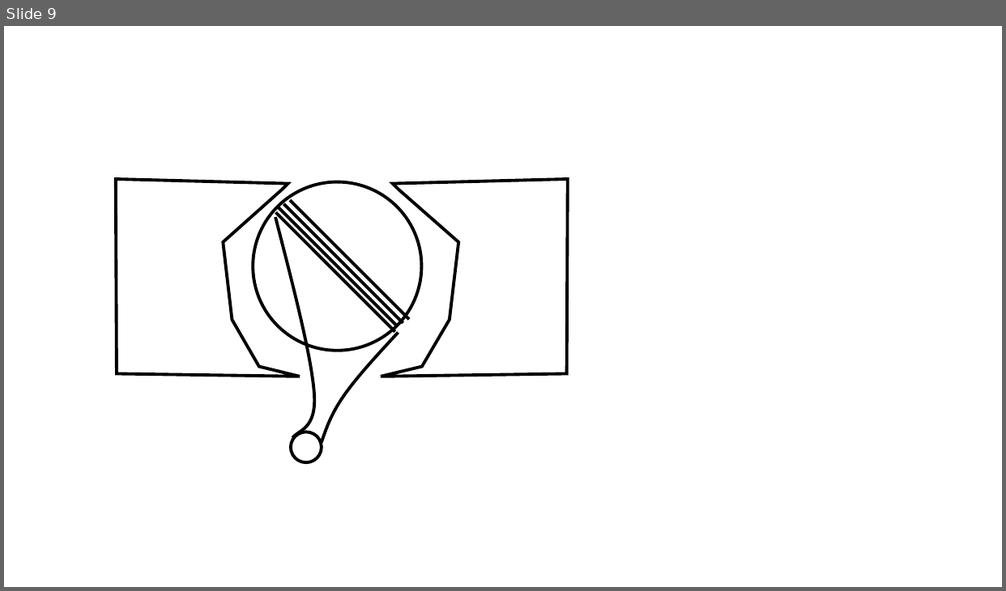
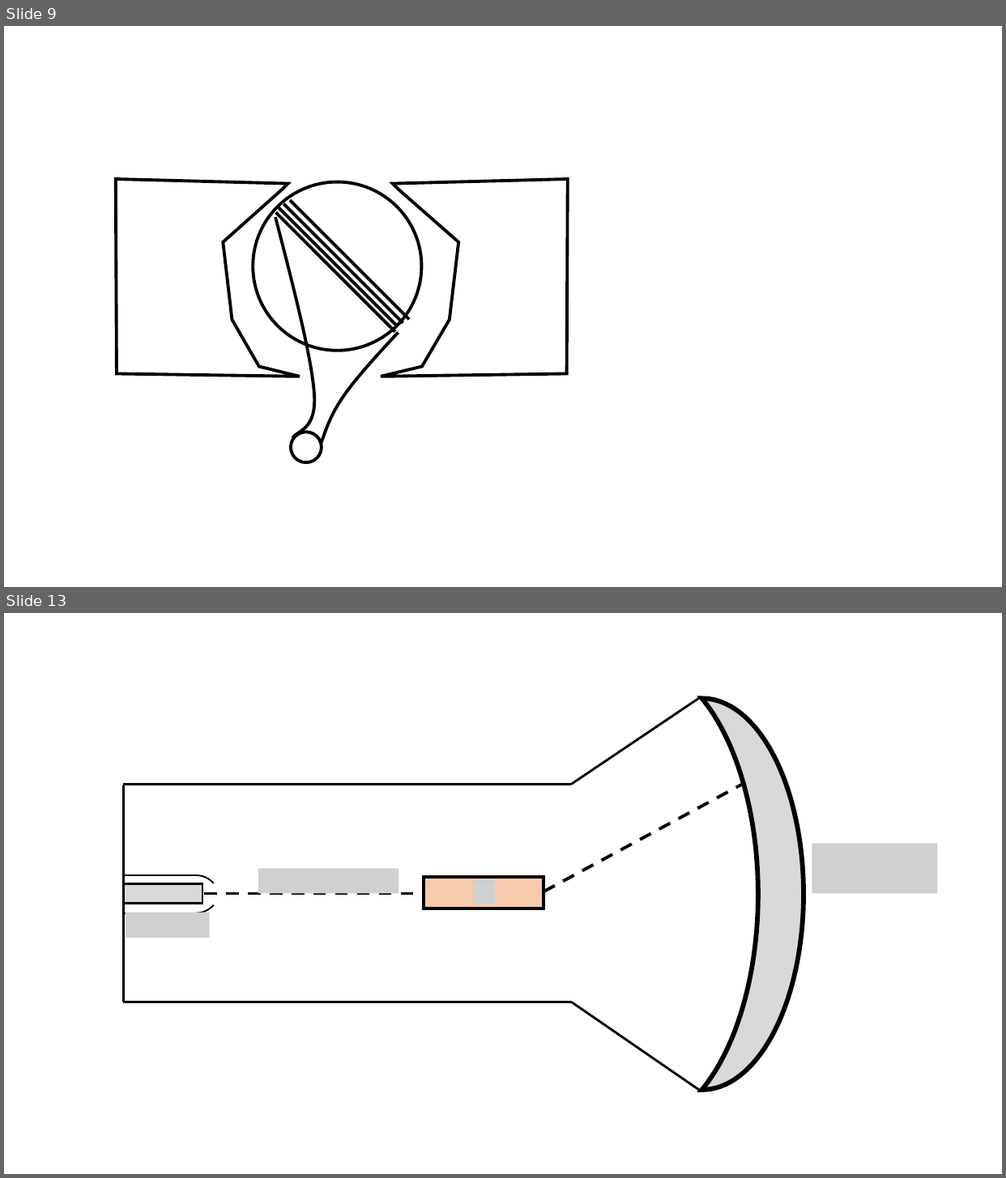
Before and after one commit to OSTP/PhysicsArtofModelling, a slide deck: tex/figures/MagneticForce/Figures.pptx. Shown one above the other, each under a label of ours: slide 9 before the commit, slides 9 and 13 after it; the slides between them are not shown. The pictures are 1006x591 and 1006x1178 pixels, drawn with LibreOffice and Linux fonts; fonts in the diff are those of the drawing; grey boxes stand for pictures. Boxes give left, top, right and bottom in pixels: in the first picture for what was removed or moved away, otherwise in the second. Text is boxed around its words. In the diff, an @@ line names an element or a change of style, - is before the commit and + after.

```diff
--- a/tex/figures/MagneticForce/Figures.pptx
+++ b/tex/figures/MagneticForce/Figures.pptx
@@ slide 13 added at bbox=[4, 613, 1002, 1174], background #FFFFFF @@
@@ line added from (700, 697) to (572, 785), #000000 2.25 pt @@
@@ moon added at bbox=[701, 698, 803, 1090], fill #D9D9D9, outline #000000 4.5 pt @@
@@ line added from (123, 786) to (123, 1003), #000000 2.25 pt @@
@@ line added from (572, 785) to (123, 785), #000000 2.25 pt @@
@@ line added from (543, 892) to (742, 785), #000000 3 pt dashed @@
@@ picture added at bbox=[812, 844, 938, 894] @@
@@ line added from (197, 875) to (123, 875), #000000 1.5 pt @@
@@ arc (boxed as its full ellipse) added at bbox=[173, 875, 221, 928], outline #000000 1.5 pt @@
@@ arc (boxed as its full ellipse) added at bbox=[173, 861, 221, 914], outline #000000 1.5 pt @@
@@ picture added at bbox=[258, 868, 399, 894] @@
@@ rectangle added at bbox=[424, 876, 543, 908], fill #F8CBAD, outline #000000 3 pt @@
@@ picture added at bbox=[473, 879, 495, 905] @@
@@ rectangle added at bbox=[123, 884, 202, 903], fill #D9D9D9, outline #000000 2.25 pt @@
@@ line added from (204, 894) to (536, 894), #000000 3 pt dashed @@
@@ line added from (197, 914) to (123, 914), #000000 1.5 pt @@
@@ picture added at bbox=[126, 913, 209, 938] @@
@@ line added from (572, 1003) to (123, 1003), #000000 2.25 pt @@
@@ line added from (700, 1091) to (572, 1003), #000000 2.25 pt @@
```
Also in this commit, not shown: 2 slides changed, 5 other slides added, 11 other files.
